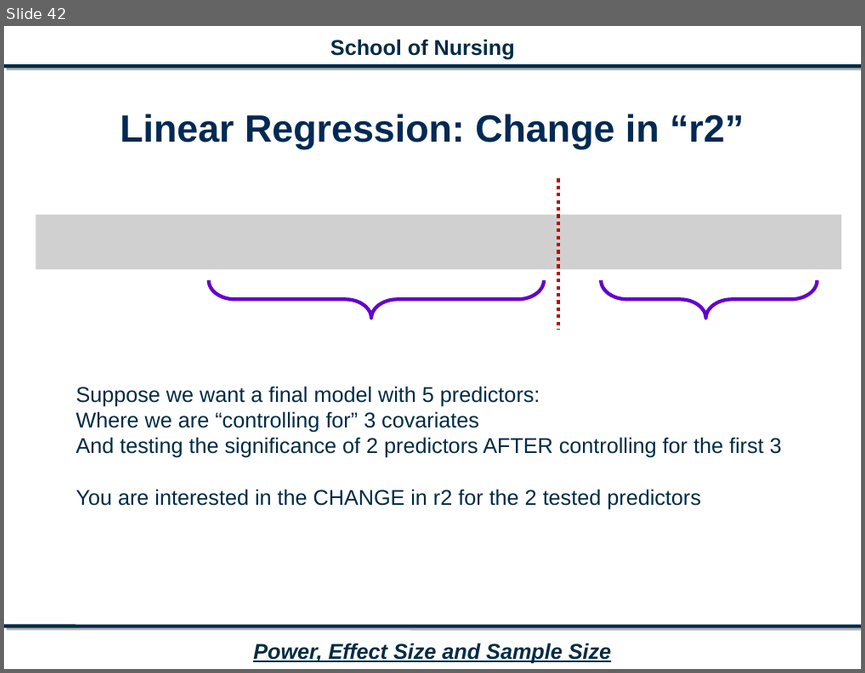
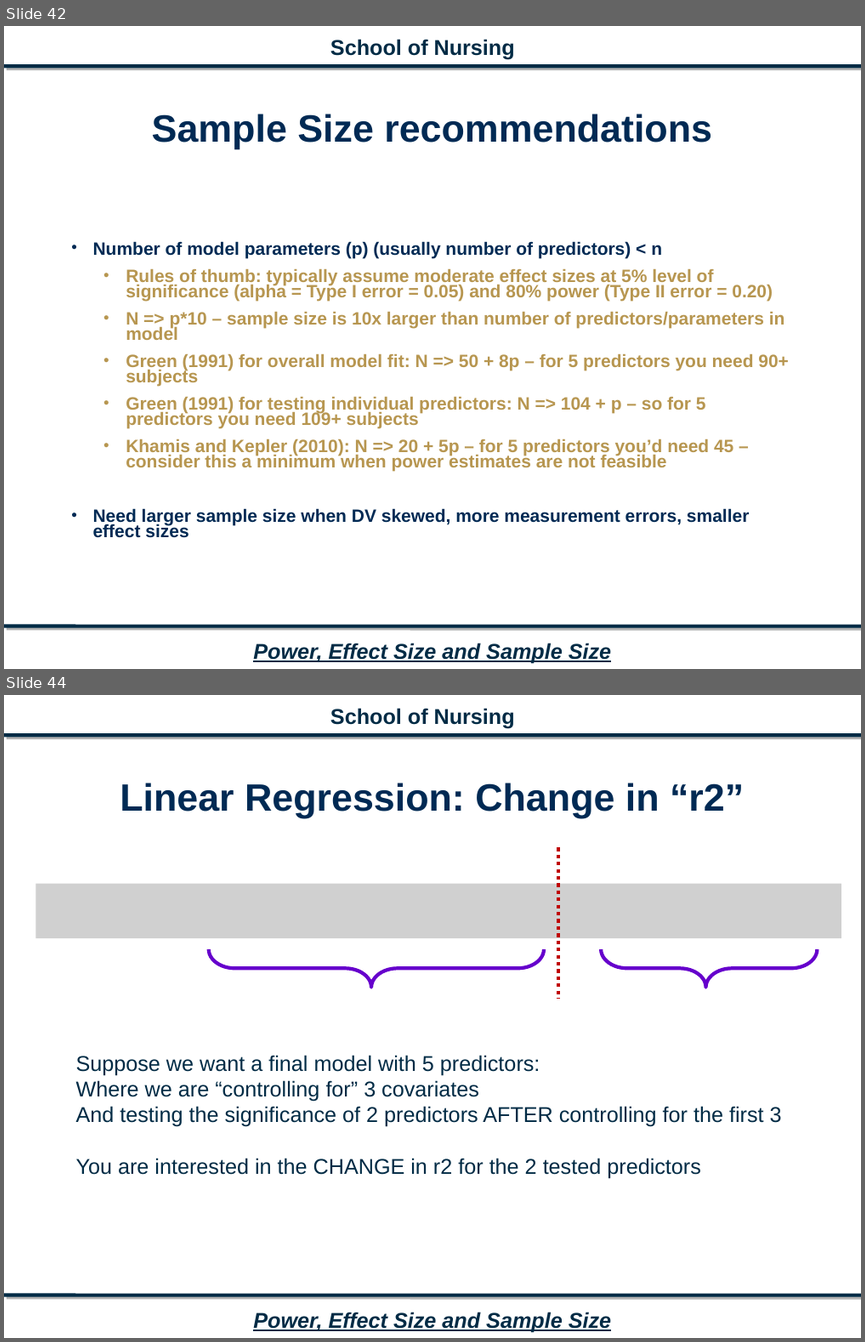
Before and after one commit to melindahiggins2000/MHiggins_PowerLecture_GPowerExercises, a slide deck: MHiggins_PowerLecture.pptx. Shown one above the other, each under a label of ours: slide 42 before the commit, slides 42 and 44 after it; the slides between them are not shown. The pictures are 865x673 and 865x1342 pixels, drawn with LibreOffice and Linux fonts; fonts in the diff are those of the drawing; grey boxes stand for pictures; background and template pictures are left out. Boxes give left, top, right and bottom in pixels: in the first picture for what was removed or moved away, otherwise in the second. Text is boxed around its words. In the diff, an @@ line names an element or a change of style, - is before the commit and + after.

Commit message:
update slides

```diff
--- a/MHiggins_PowerLecture.pptx
+++ b/MHiggins_PowerLecture.pptx
@@ slide 42 added at (4,26,861,669), background #FFFFFF; not listed: 4 template elements that a slide beside it also shows @@
@@ title added at (152,114,712,149), 32 pt, text #002A54, bold @@
+Sample Size recommendations
@@ text added at (93,241,789,538), 15 pt, text #B79650, bold @@
+• Number of model parameters (p) (usually number of predictors) < n
+  • Rules of thumb: typically assume moderate effect sizes at 5% level of significance (alpha = Type I error = 0.05) and 80% power (Type II error = 0.20)
+  • N => p*10 – sample size is 10x larger than number of predictors/parameters in model
+  • Green (1991) for overall model fit: N => 50 + 8p – for 5 predictors you need 90+ subjects
+  • Green (1991) for testing individual predictors: N => 104 + p – so for 5 predictors you need 109+ subjects
+  • Khamis and Kepler (2010): N => 20 + 5p – for 5 predictors you’d need 45 – consider this a minimum when power estimates are not feasible
+• Need larger sample size when DV skewed, more measurement errors, smaller effect sizes
@@ what was slide 42 is now slide 44 @@
```
Also in this commit, not shown: 2 other slides added, 1 other file.
